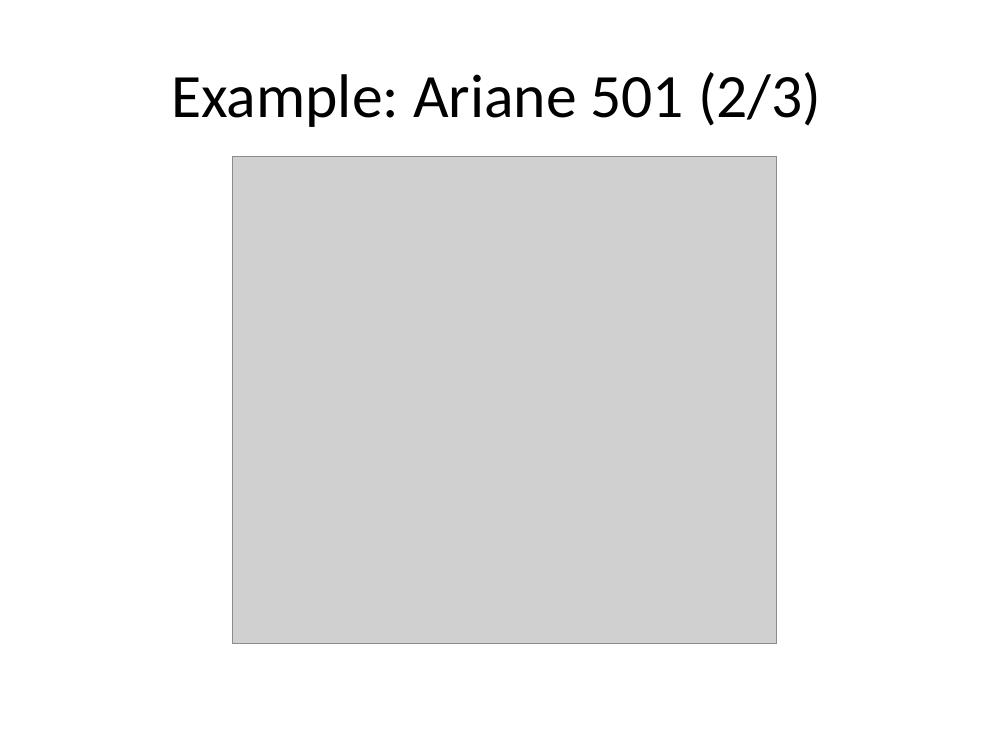
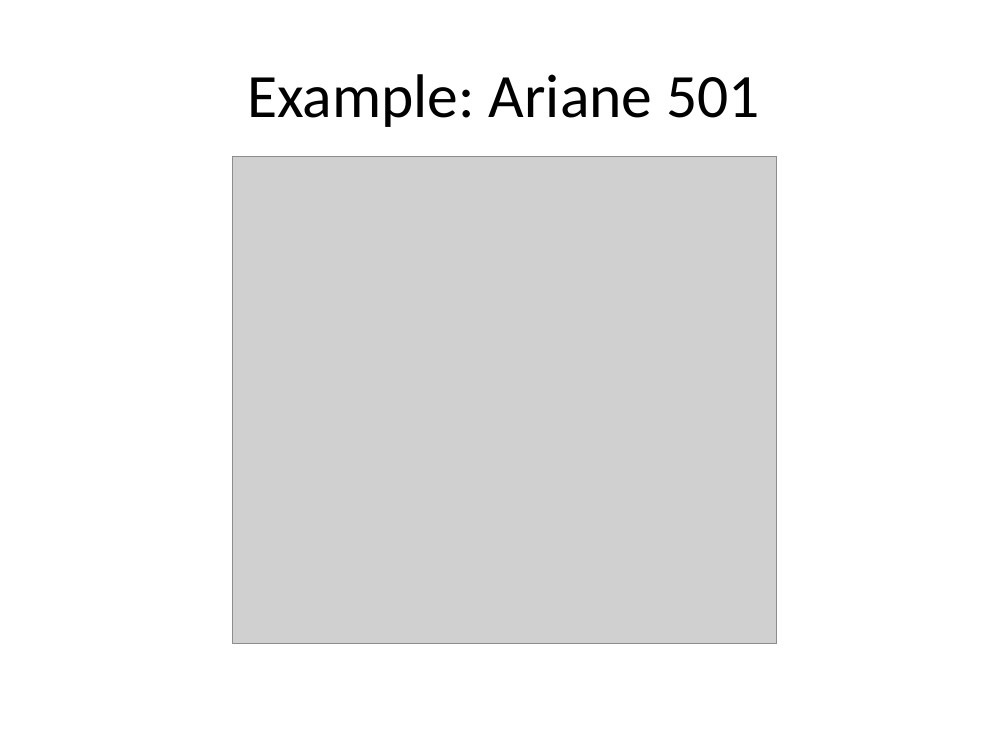
Before and after one commit to jiazhihao/6857, a slide deck: slide 4 of slides/kint.pptx. Drawn at 1008x756 pixels with LibreOffice and Linux fonts; fonts in the diff are those of the drawing; grey boxes stand for pictures. Boxes give left, top, right and bottom in pixels: in the first picture for what was removed or moved away, otherwise in the second. Text is boxed around its words. In the diff, an @@ line names an element or a change of style, - is before the commit and + after.

```diff
--- a/slides/kint.pptx
+++ b/slides/kint.pptx
@@ title at box(247, 74, 760, 127): text changed @@
-Example: Ariane 501 (2/3)
+Example: Ariane 501
```
Also in this commit, not shown: 26 other slides changed, 1 slide removed.
